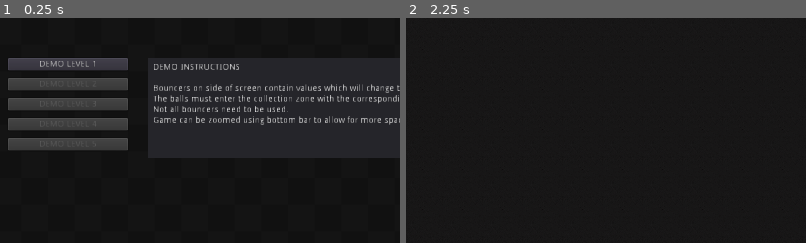
Above: before the commit, frames 1-2 (left to right).
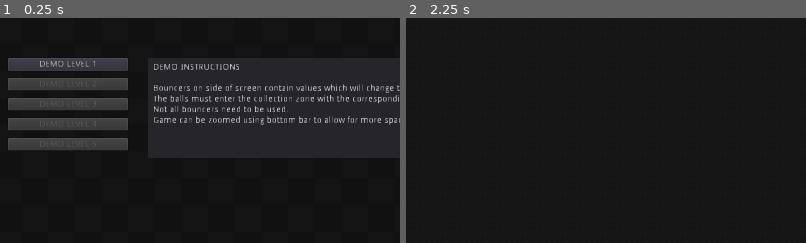
Above: after the commit, the same moments.

Repository: Masonzk/2023TSAVGDSOURCE
Game: Godot game, scene res://Scenes/Menu.tscn
The game is run twice, just before and just after one commit, with the same random seed, the same clock (stepped at 60 frames per second) and the same inputs.
Inputs:
- Up to frame 1 (0.25 s): no input
- Up to frame 2 (2.25 s): click "DEMO LEVEL 1" at 0.5 s; click "MENU" at 1.25 s; click "DEMO LEVEL 1" at 2 s
The pictures show only the part of the screen within x 4-54%, y 0-50%; the shares and areas given below are measured in that part.

The runs differ from the first frame. In frame 1, 0.1% of the frame differs, in the area x 2-32%, y 23-24%; in frame 2, nothing differs.

Commit message:
Added file

Diff:
--- /dev/null
+++ b/Diego.gd
@@ -0,0 +1,16 @@
+extends Node
+
+
+# Declare member variables here. Examples:
+# var a = 2
+# var b = "text"
+
+
+# Called when the node enters the scene tree for the first time.
+func _ready():
+	pass # Replace with function body.
+
+
+# Called every frame. 'delta' is the elapsed time since the previous frame.
+#func _process(delta):
+#	pass
--- a/Scenes/Menu.tscn
+++ b/Scenes/Menu.tscn
@@ -17,7 +17,7 @@
 margin_left = 64.0
 margin_top = 64.0
 margin_right = 256.0
-margin_bottom = 84.0
+margin_bottom = 85.0
 text = "DEMO LEVEL 1"
 
 [node name="Button2" type="Button" parent="."]
